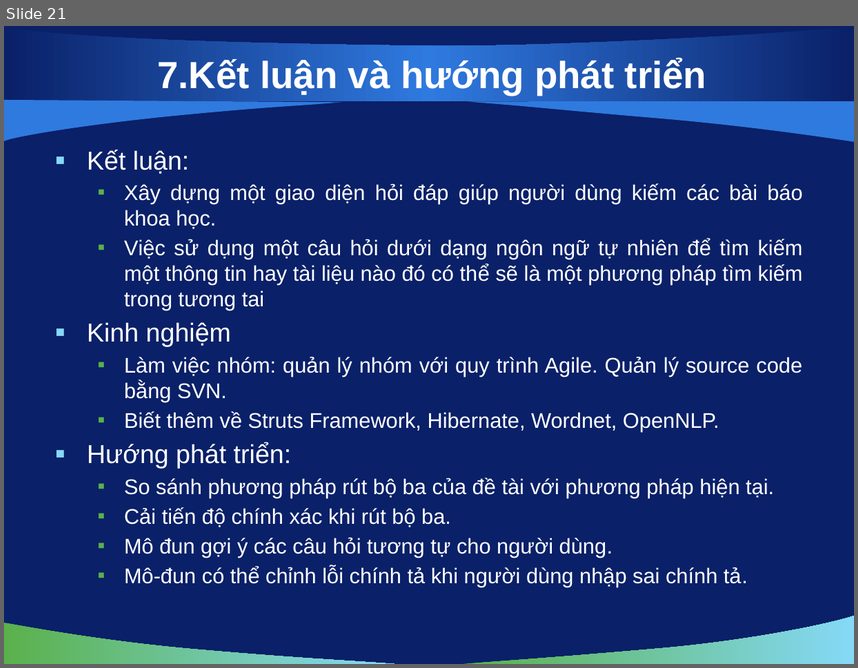
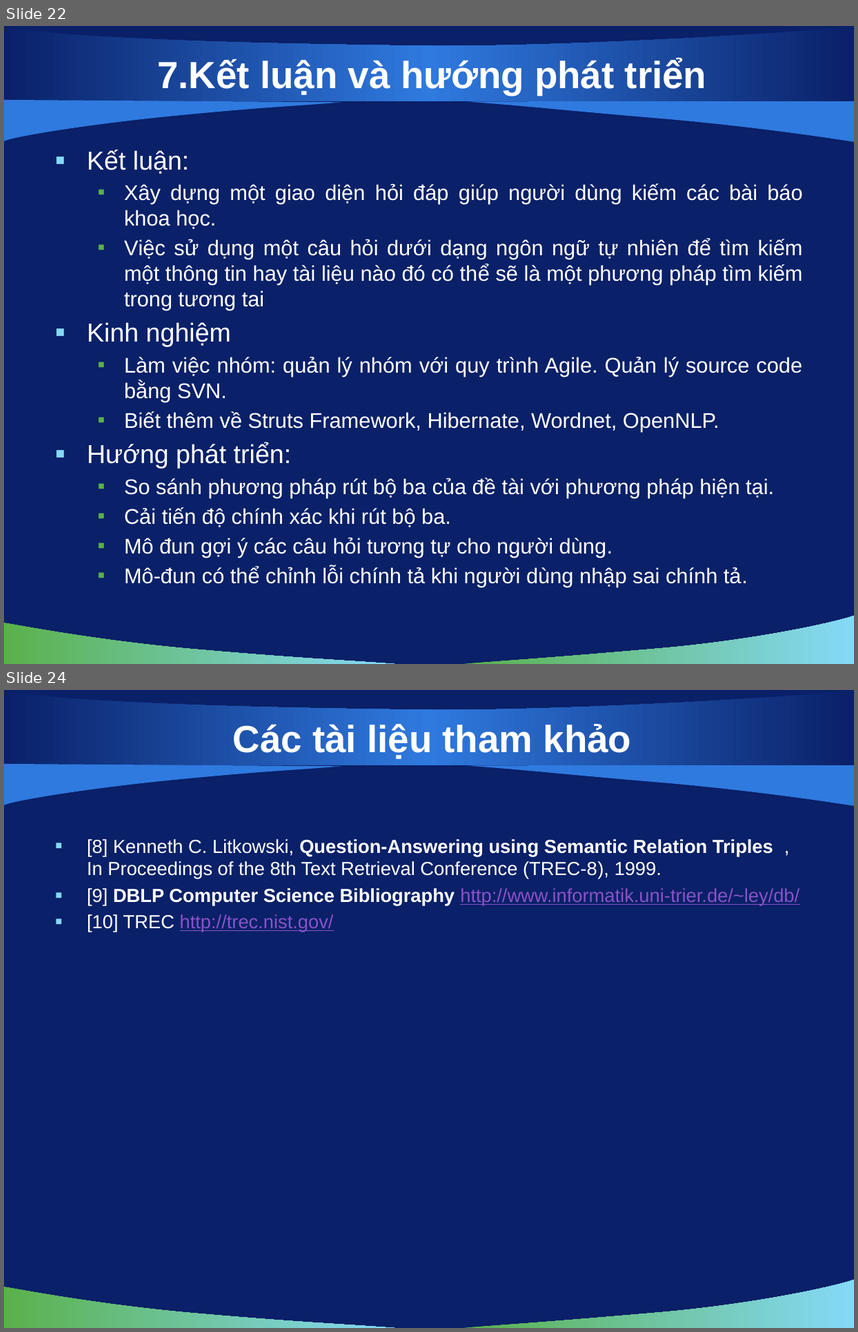
Before and after one commit to vuaviet/filnalproject, a slide deck: De Cuong/bao cao luan van/slide 1.0.pptx. Shown one above the other, each under a label of ours: slide 21 before the commit, slides 22 and 24 after it; the slides between them are not shown. The pictures are 858x668 and 858x1332 pixels, drawn with LibreOffice and Linux fonts; fonts in the diff are those of the drawing; background and template pictures are left out. Boxes give left, top, right and bottom in pixels: in the first picture for what was removed or moved away, otherwise in the second. Text is boxed around its words. In the diff, an @@ line names an element or a change of style, - is before the commit and + after.

```diff
--- a/De Cuong/bao cao luan van/slide 1.0.pptx
+++ b/De Cuong/bao cao luan van/slide 1.0.pptx
@@ slide 24 added at [4, 690, 854, 1328], background picture (left out); not listed: 5 template elements that a slide beside it also shows @@
@@ title added at [233, 724, 632, 759], 32 pt, text #FFFFFF, bold @@
+Các tài liệu tham khảo
@@ text added at [87, 839, 800, 932], 16 pt, text #FFFFFF @@
+▪ [8] Kenneth C. Litkowski, Question-Answering using Semantic Relation Triples , In Proceedings of the 8th Text Retrieval Conference (TREC-8), 1999.
+▪ [9] DBLP Computer Science Bibliography http://www.informatik.uni-trier.de/~ley/db/
+▪ [10] TREC http://trec.nist.gov/
@@ what was slide 21 is now slide 22 @@
```
Also in this commit, not shown: 8 slides changed, 1 other slide added.
